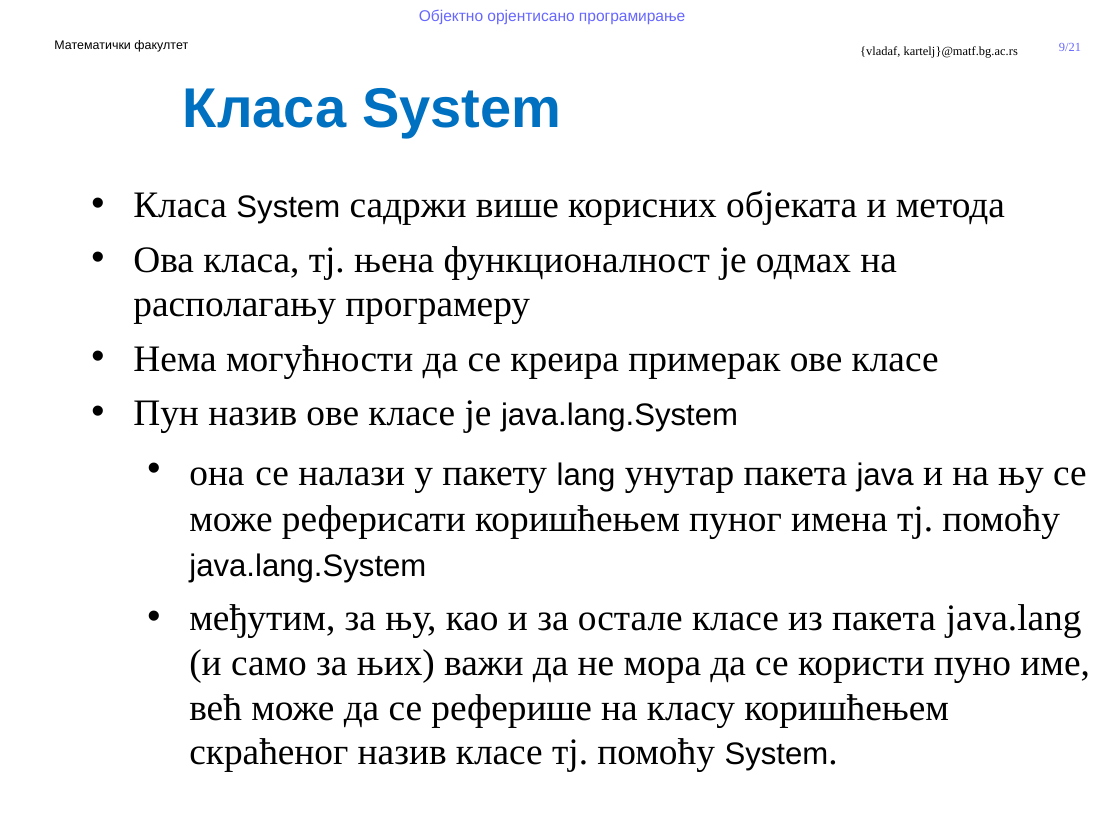
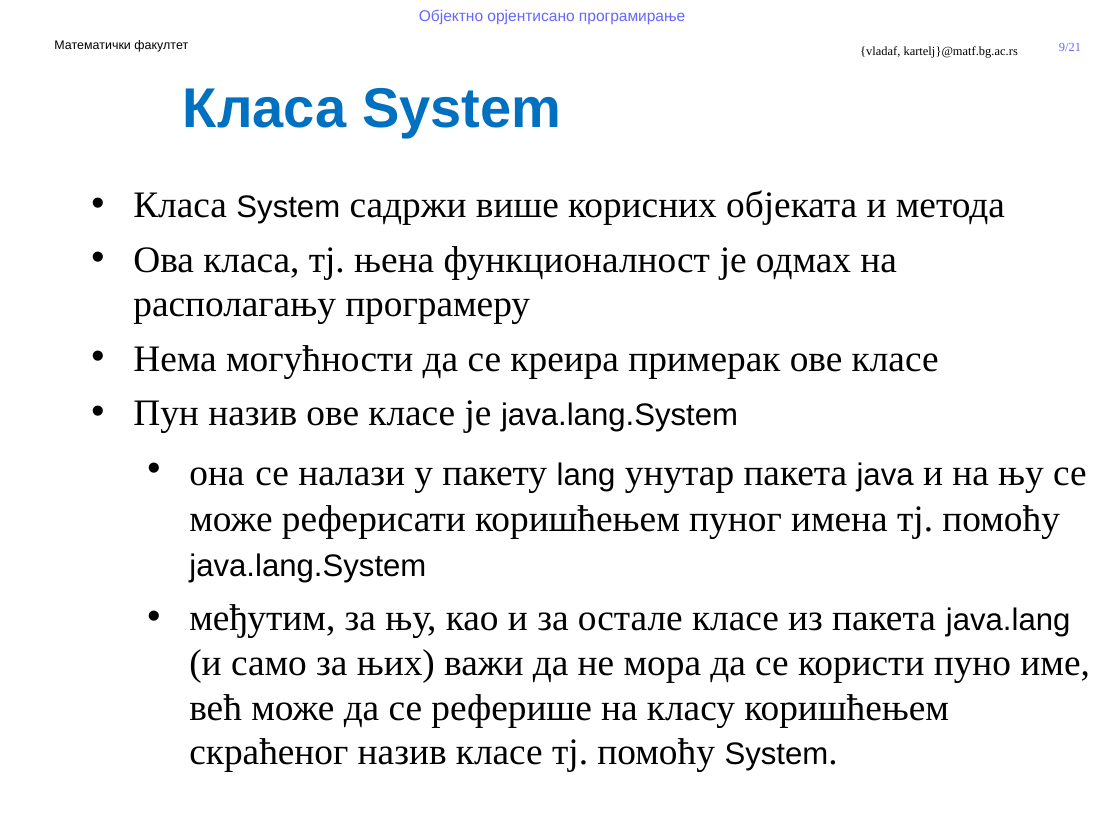
Before and after one commit to MatfOOP/OOP, a slide deck: slide 9 of predavanja/prezentacije/OOP07-1-Predefinisani tipovi u Javi.pptx. Drawn at 1120x840 pixels with LibreOffice and Linux fonts; fonts in the diff are those of the drawing; background and template pictures are left out. Boxes give left, top, right and bottom in pixels: in the first picture for what was removed or moved away, otherwise in the second. Text is boxed around its words. In the diff, an @@ line names an element or a change of style, - is before the commit and + after.

```diff
--- a/predavanja/prezentacije/OOP07-1-Predefinisani tipovi u Javi.pptx
+++ b/predavanja/prezentacije/OOP07-1-Predefinisani tipovi u Javi.pptx
@@ text at <box>189,604,1089,772</box>: size 24 to 20 pt, font Times New Roman to Arial in "java.lang" @@
```
Also in this commit, not shown: 5 other slides changed, 8 other files.
